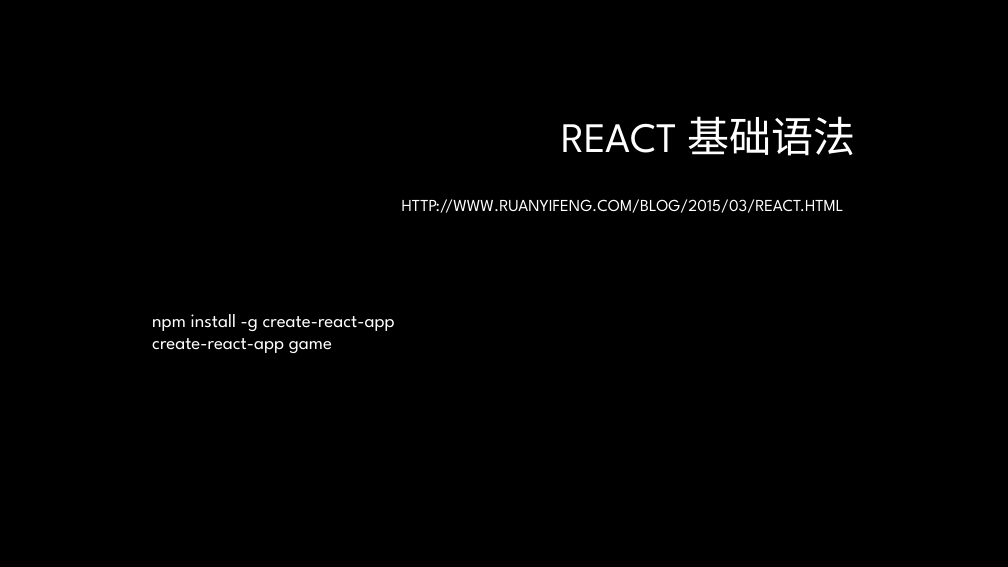
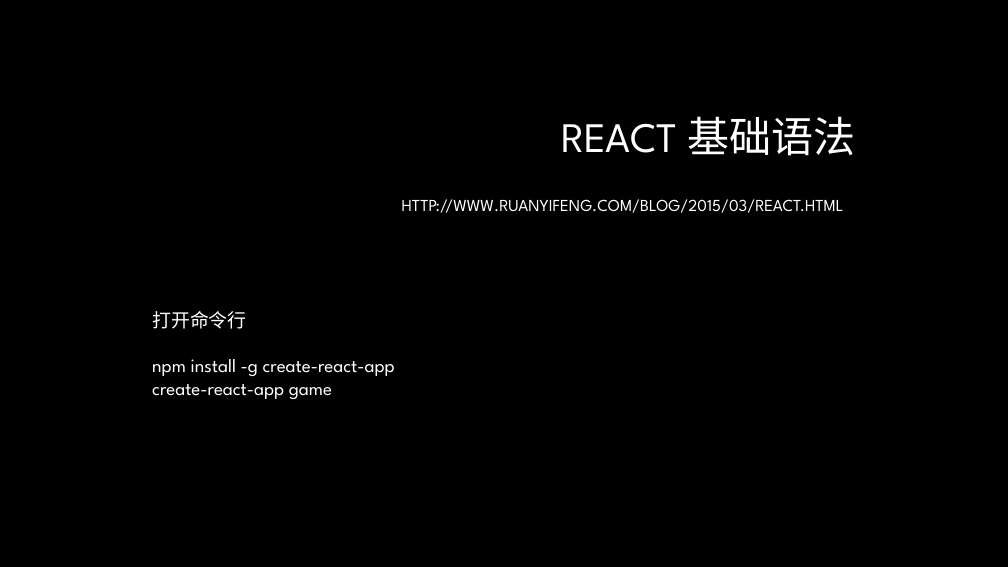
Before and after one commit to lee813/ECVFrontend, a slide deck: slide 19 of 前端课程.pptx. Drawn at 1008x567 pixels with LibreOffice and Linux fonts; fonts in the diff are those of the drawing; background and template pictures are left out. Boxes give left, top, right and bottom in pixels: in the first picture for what was removed or moved away, otherwise in the second. Text is boxed around its words. In the diff, an @@ line names an element or a change of style, - is before the commit and + after.

```diff
--- a/前端课程.pptx
+++ b/前端课程.pptx
@@ text at [152, 311, 246, 329]: paragraph added @@
+打开命令行
```
Also in this commit, not shown: 1 other slide changed, 2 other files.
